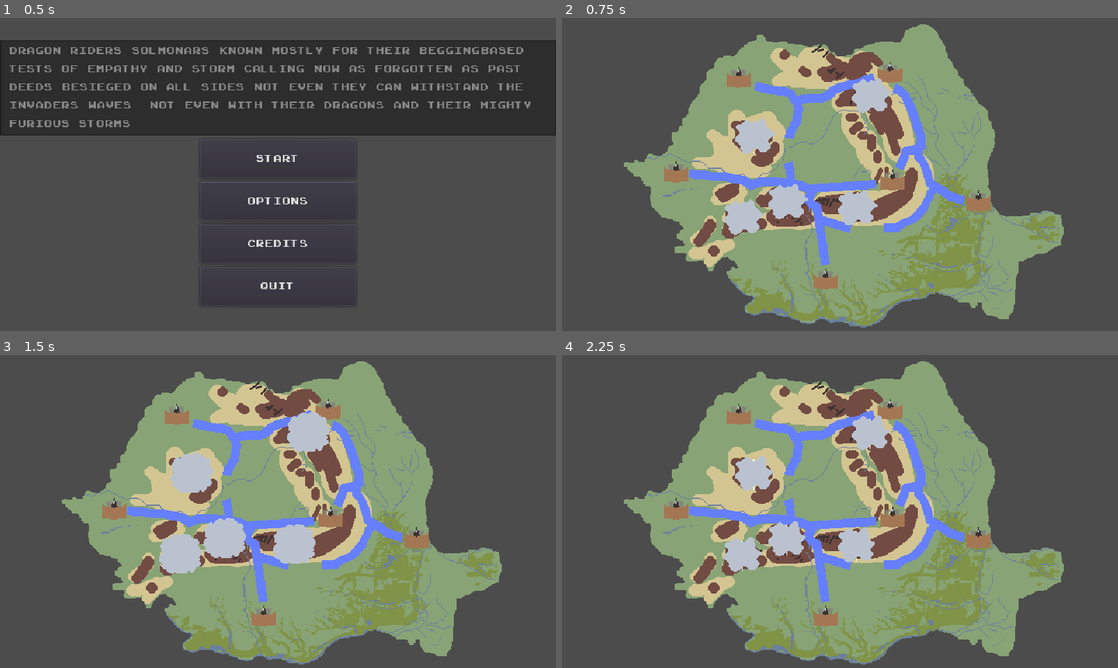
Above: before the commit, frames 1-4 (two rows, left to right).
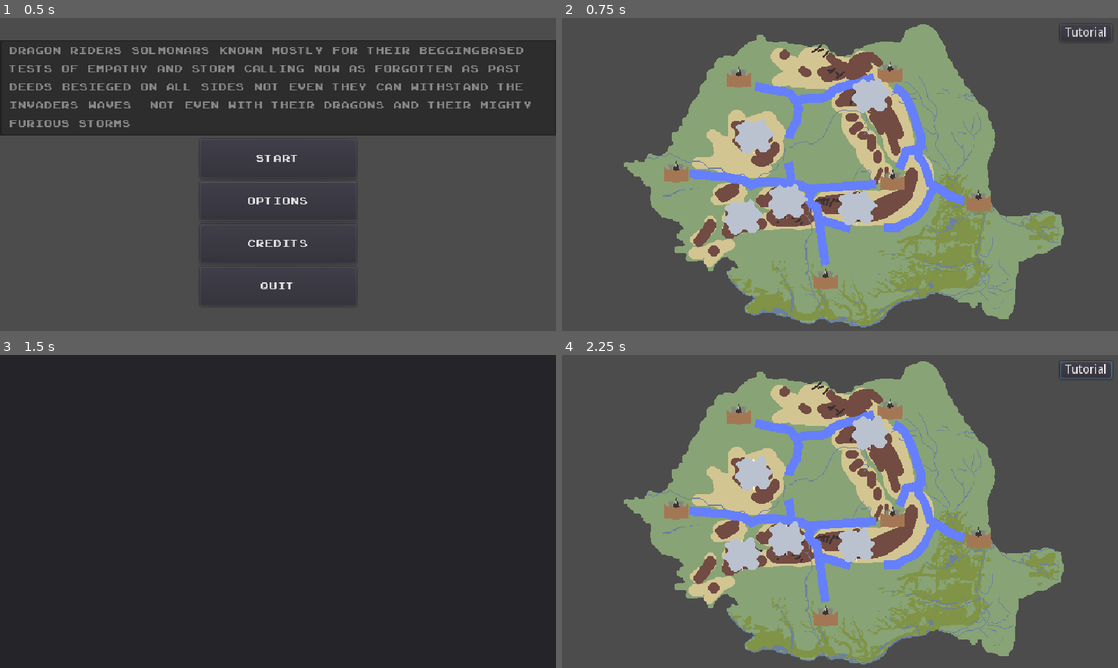
Above: after the commit, the same moments.

Repository: Bstylestuff/Solomonari
Game: Godot game, scene res://Screens/Menus/MainMenu/MainMenu.tscn
Two runs of this game, one before a commit and one after it. Both use one fixed random seed, a clock stepped at 60 frames per second and the inputs below. Sound files missing from this copy of the repository are replaced by a short silence.
Inputs (mouse positions are in pixels of both pictures, inside the frame that each line leads up to):
- Up to frame 1 (0.5 s): no input
- Up to frame 2 (0.75 s): click "Start" at 0.5 s
- Up to frame 3 (1.5 s): click (522, 370) at 1.25 s, where only the run after the commit has a clickable "Tutorial"
- Up to frame 4 (2.25 s): move the mouse to (751, 473) at 2.02 s; click (751, 473) at 2.17 s

Frame 1 is identical in both runs. In frame 2, 0.1% of the frame differs, in the area x 90-99%, y 2-8%; in frame 3, 100%, in the area x 0-100%, y 0-100%; in frame 4, 0.2%.

Commit message:
tutorial button

Diff:
--- a/Screens/MainGame/World.gd
+++ b/Screens/MainGame/World.gd
@@ -19,6 +19,10 @@
 	return townList
 
 func _ready():
+	#var tutorial_position=get_viewport_rect()
+	$tutorial/Panel.rect_size=get_viewport_rect().size
+	$tutorial/Panel.set_global_position(get_viewport_rect().position-get_viewport_rect().size/2)
+
 	GameState.prep_rand()
 	townList=get_tree().get_nodes_in_group("towns")
 	total_towns=townList.size()
@@ -52,3 +56,10 @@
 
 func _game_over(reason: String):
 	MapChanger.goto_scene("res://Screens/END/GameOver"+reason+".tscn")
+
+
+func _on_tutorialbutton_button_down():
+
+
+	$tutorial.popup()
+	pass # Replace with function body.
--- a/Screens/MainGame/World.tscn
+++ b/Screens/MainGame/World.tscn
@@ -184,7 +184,26 @@
 [node name="mountain_spawmer_5" parent="Mountains" instance=ExtResource( 3 )]
 position = Vector2( 17, 38 )
 
+[node name="tutorialbutton" type="Button" parent="."]
+margin_left = 253.0
+margin_top = -173.0
+margin_right = 313.0
+margin_bottom = -153.0
+text = "Tutorial"
+
+[node name="tutorial" type="Popup" parent="."]
+visible = true
+margin_left = 300.0
+margin_right = 300.0
+margin_bottom = 300.0
+
+[node name="Panel" type="Panel" parent="tutorial"]
+margin_right = 40.0
+margin_bottom = 40.0
+rect_min_size = Vector2( 630, 400 )
+
 [connection signal="abandoned" from="." to="." method="_townAbandoned"]
 [connection signal="angry" from="." to="." method="_townAngry"]
 [connection signal="death" from="." to="." method="_townDied"]
 [connection signal="notAngry" from="." to="." method="_townNotAngry"]
+[connection signal="button_down" from="tutorialbutton" to="." method="_on_tutorialbutton_button_down"]
